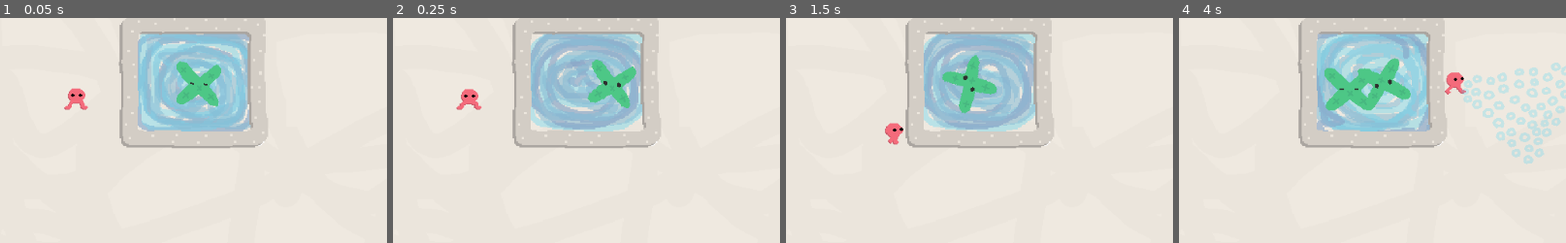
Above: before the commit, frames 1-4 (left to right).
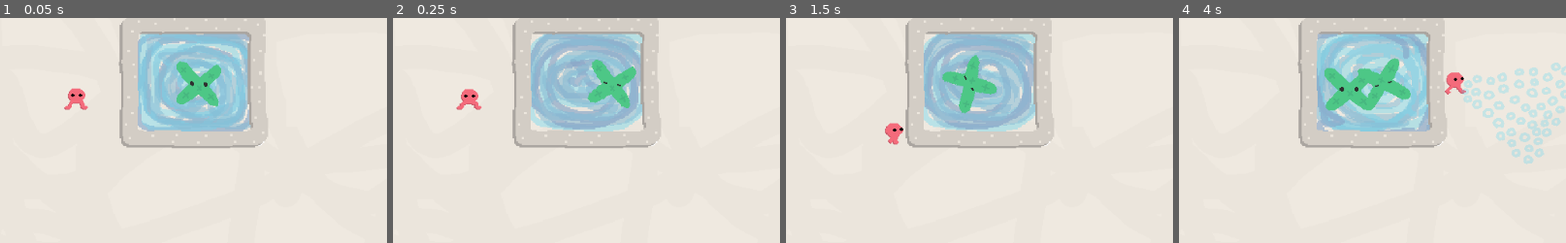
Above: after the commit, the same moments.

Repository: colinkarpfinger/HalfLife3
Game: Godot game, scene res://Scenes/Main.tscn
Two runs of this game, one before a commit and one after it. Both use one fixed random seed, a clock stepped at 60 frames per second and the inputs below. Sound files missing from this copy of the repository are replaced by a short silence.
Inputs (mouse positions are % of the whole screen's width and height, from its top left):
- Up to frame 1 (0.05 s): no input
- Up to frame 2 (0.25 s): no input
- Up to frame 3 (1.5 s): move the mouse to (72, 45) at 0.52 s; press the mouse at (72, 45) at 0.53 s; hold D (move_right) 0.53-1.28 s; move the mouse to (30, 55) at 1.27 s; release the mouse at (30, 55) at 1.28 s; hold S (move_down) from 1.28 s (still down); click (30, 55) at 1.35 s
- Up to frame 4 (4 s): move the mouse to (60, 28) at 2.02 s; release S (move_down) at 2.03 s; press the mouse at (60, 28) at 2.03 s; hold D (move_right) 2.03-2.78 s; move the mouse to (45, 71) at 2.77 s; release the mouse at (45, 71) at 2.78 s; hold W (move_up) 2.78-3.53 s; click (45, 71) at 2.85 s; move the mouse to (80, 66) at 3.52 s; press the mouse at (80, 66) at 3.53 s; hold A (move_left) from 3.53 s (still down)
The pictures show only the part of the screen within x 31-81%, y 36-86%; the shares and areas given below are measured in that part.

The runs differ from the first frame. In frame 1, less than 0.1% of the frame differs, in the area x 49-54%, y 28-31%; in frame 2, less than 0.1%; in frame 3, less than 0.1%; in frame 4, less than 0.1%, in the area x 41-56%, y 27-33%.

Commit message:
First attempt at particle collision sounds

Diff:
--- a/ParticleTesting/Scenes/Main.tscn
+++ b/ParticleTesting/Scenes/Main.tscn
@@ -92,5 +92,4 @@
 
 [node name="Hearts" type="Node2D" parent="."]
 script = ExtResource( 1 )
-
 [connection signal="player_hit" from="Player" to="Hearts" method="_on_Player_player_hit"]
--- a/ParticleTesting/Scripts/Particle.gd
+++ b/ParticleTesting/Scripts/Particle.gd
@@ -8,6 +8,7 @@
 export (float) var collisionSpeedUp = 50
 export (float) var slowedDamp = 2
 export (float) var max_speed = 1000
+export (float) var max_speed_for_audio = 200
 export (float) var start_scale = 1
 export (int) var startingHealth = 600
 export (float) var shakeAmount = 6
@@ -87,6 +88,28 @@
 		var velocityDirection = bodyRB.linear_velocity.normalized()
 		bodyRB.apply_impulse(Vector2(0,0), velocityDirection * collisionSpeedUp)
 
+	var selfRB : RigidBody2D = self
+
+	var speedFrac = 0
+	if body is RigidBody2D :
+		var bodyRB : RigidBody2D = body
+		var relativeSpeed = (selfRB.linear_velocity - bodyRB.linear_velocity).length()
+		speedFrac = relativeSpeed / (2*max_speed_for_audio)
+	else:
+		speedFrac = selfRB.linear_velocity.length() / max_speed_for_audio
+
+	playCollisionAudio(speedFrac)
+
+func playCollisionAudio(rawSpeedFrac: float):
+	var playbackPosition = $CollisionAudio.get_playback_position()
+	if playbackPosition == 0 or playbackPosition > 0.1:
+		var speedFrac = min(1, max(0, rawSpeedFrac)) # bounding for safety
+		if speedFrac > 0.01: # avoid playing any sound for really light collisions
+			# collision energy proportional to square of relative velocity
+			var speedFracSq = speedFrac*speedFrac
+			$CollisionAudio.volume_db = log(speedFracSq) - 6
+			$CollisionAudio.play()
+
 
 
 func decay():
--- a/ParticleTesting/Subscenes/Particle.tscn
+++ b/ParticleTesting/Subscenes/Particle.tscn
@@ -23,5 +23,4 @@
 
 [node name="CollisionShape2D" type="CollisionShape2D" parent="."]
 shape = SubResource( 2 )
-
 [connection signal="body_exited" from="." to="." method="_on_Particle_body_exited"]
--- a/ParticleTesting/Subscenes/Particles/Green.tscn
+++ b/ParticleTesting/Subscenes/Particles/Green.tscn
@@ -6,6 +6,7 @@
 [ext_resource path="res://Images/green_blink_Sheet.png" type="Texture" id=4]
 [ext_resource path="res://Images/green_shadow.png" type="Texture" id=5]
 [ext_resource path="res://Scripts/SpinForever.gd" type="Script" id=6]
+[ext_resource path="res://Audio/Effects/wobble_test.wav" type="AudioStream" id=7]
 
 [sub_resource type="PhysicsMaterial" id=1]
 friction = 0.0
@@ -62,7 +63,6 @@
 [node name="AnimatedSprite" type="AnimatedSprite" parent="Sprites"]
 frames = SubResource( 5 )
 animation = "blink"
-frame = 1
 playing = true
 script = ExtResource( 6 )
 
@@ -76,4 +76,8 @@
 rotation = 2.39059
 shape = SubResource( 6 )
 
+[node name="CollisionAudio" type="AudioStreamPlayer2D" parent="."]
+stream = ExtResource( 7 )
+volume_db = -6.0
+bus = "Collisions"
 [connection signal="body_exited" from="." to="." method="_on_Particle_body_exited"]
--- a/ParticleTesting/Subscenes/Particles/GreenSmall.tscn
+++ b/ParticleTesting/Subscenes/Particles/GreenSmall.tscn
@@ -1,10 +1,11 @@
-[gd_scene load_steps=9 format=2]
+[gd_scene load_steps=10 format=2]
 
 [ext_resource path="res://Scripts/MatchRotation.gd" type="Script" id=1]
 [ext_resource path="res://Scripts/Particle.gd" type="Script" id=2]
 [ext_resource path="res://Scripts/SpinForever.gd" type="Script" id=3]
 [ext_resource path="res://Images/green_small.png" type="Texture" id=4]
 [ext_resource path="res://Images/green_small_shadow.png" type="Texture" id=5]
+[ext_resource path="res://Audio/Effects/wobble_test.wav" type="AudioStream" id=6]
 
 [sub_resource type="PhysicsMaterial" id=1]
 friction = 0.0
@@ -53,4 +54,8 @@
 frames = SubResource( 3 )
 script = ExtResource( 3 )
 
+[node name="CollisionAudio" type="AudioStreamPlayer2D" parent="."]
+stream = ExtResource( 6 )
+volume_db = -6.0
+bus = "Collisions"
 [connection signal="body_exited" from="." to="." method="_on_Particle_body_exited"]
--- a/ParticleTesting/Subscenes/Particles/Red.tscn
+++ b/ParticleTesting/Subscenes/Particles/Red.tscn
@@ -6,6 +6,7 @@
 [ext_resource path="res://Images/red.png" type="Texture" id=4]
 [ext_resource path="res://Scripts/SpinForever.gd" type="Script" id=5]
 [ext_resource path="res://Images/red_shadow.png" type="Texture" id=6]
+[ext_resource path="res://Audio/Effects/wobble_test.wav" type="AudioStream" id=7]
 
 [sub_resource type="PhysicsMaterial" id=1]
 friction = 0.0
@@ -64,4 +65,8 @@
 [node name="Collider" type="CollisionPolygon2D" parent="."]
 polygon = PoolVector2Array( -3.77551, -51.525, 57.7589, 38.13, -57.7008, 40.1149 )
 
+[node name="CollisionAudio" type="AudioStreamPlayer2D" parent="."]
+stream = ExtResource( 7 )
+volume_db = -6.0
+bus = "Collisions"
 [connection signal="body_exited" from="." to="." method="_on_Particle_body_exited"]
--- a/ParticleTesting/Subscenes/Particles/RedSmall.tscn
+++ b/ParticleTesting/Subscenes/Particles/RedSmall.tscn
@@ -1,10 +1,11 @@
-[gd_scene load_steps=8 format=2]
+[gd_scene load_steps=9 format=2]
 
 [ext_resource path="res://Scripts/MatchRotation.gd" type="Script" id=1]
 [ext_resource path="res://Scripts/Particle.gd" type="Script" id=2]
 [ext_resource path="res://Scripts/SpinForever.gd" type="Script" id=3]
 [ext_resource path="res://Images/red_small.png" type="Texture" id=4]
 [ext_resource path="res://Images/red_small_shadow.png" type="Texture" id=5]
+[ext_resource path="res://Audio/Effects/wobble_test.wav" type="AudioStream" id=6]
 
 [sub_resource type="PhysicsMaterial" id=1]
 friction = 0.0
@@ -46,4 +47,8 @@
 scale = Vector2( 1.0463, 1.02551 )
 polygon = PoolVector2Array( 11.3945, -13.6002, 28.4018, 9.40133, -5.11842, 9.50222 )
 
+[node name="CollisionAudio" type="AudioStreamPlayer2D" parent="."]
+stream = ExtResource( 6 )
+volume_db = -6.0
+bus = "Collisions"
 [connection signal="body_exited" from="." to="." method="_on_Particle_body_exited"]
--- a/ParticleTesting/Subscenes/Particles/Yellow.tscn
+++ b/ParticleTesting/Subscenes/Particles/Yellow.tscn
@@ -6,6 +6,7 @@
 [ext_resource path="res://Images/yellow_blink_Sheet.png" type="Texture" id=4]
 [ext_resource path="res://Images/yellow.png" type="Texture" id=5]
 [ext_resource path="res://Images/yellow_shadow.png" type="Texture" id=6]
+[ext_resource path="res://Audio/Effects/wobble_test.wav" type="AudioStream" id=7]
 
 [sub_resource type="PhysicsMaterial" id=1]
 friction = 0.0
@@ -72,4 +73,8 @@
 [node name="Collider" type="CollisionShape2D" parent="."]
 shape = SubResource( 7 )
 
+[node name="CollisionAudio" type="AudioStreamPlayer2D" parent="."]
+stream = ExtResource( 7 )
+volume_db = -6.0
+bus = "Collisions"
 [connection signal="body_exited" from="." to="." method="_on_Particle_body_exited"]
--- a/ParticleTesting/Subscenes/Particles/YellowSmall.tscn
+++ b/ParticleTesting/Subscenes/Particles/YellowSmall.tscn
@@ -1,10 +1,11 @@
-[gd_scene load_steps=9 format=2]
+[gd_scene load_steps=10 format=2]
 
 [ext_resource path="res://Scripts/MatchRotation.gd" type="Script" id=1]
 [ext_resource path="res://Scripts/Particle.gd" type="Script" id=2]
 [ext_resource path="res://Scripts/SpinForever.gd" type="Script" id=3]
 [ext_resource path="res://Images/X_small.png" type="Texture" id=4]
 [ext_resource path="res://Images/X_small_shadow.png" type="Texture" id=5]
+[ext_resource path="res://Audio/Effects/wobble_test.wav" type="AudioStream" id=6]
 
 [sub_resource type="PhysicsMaterial" id=1]
 friction = 0.0
@@ -47,4 +48,8 @@
 frames = SubResource( 3 )
 script = ExtResource( 3 )
 
+[node name="CollisionAudio" type="AudioStreamPlayer2D" parent="."]
+stream = ExtResource( 6 )
+volume_db = -6.0
+bus = "Collisions"
 [connection signal="body_exited" from="." to="." method="_on_Particle_body_exited"]
--- /dev/null
+++ b/ParticleTesting/default_bus_layout.tres
@@ -0,0 +1,14 @@
+[gd_resource type="AudioBusLayout" load_steps=2 format=2]
+
+[sub_resource type="AudioEffectLimiter" id=1]
+resource_name = "Limiter"
+
+[resource]
+bus/1/name = "Collisions"
+bus/1/solo = false
+bus/1/mute = false
+bus/1/bypass_fx = false
+bus/1/volume_db = 0.0
+bus/1/send = "Master"
+bus/1/effect/0/effect = SubResource( 1 )
+bus/1/effect/0/enabled = true
Not shown, added: ParticleTesting/Audio/Effects/wobble_test.wav.import
Not shown: 1 places in ParticleTesting/Subscenes/Particles/Green.tscn that only renumber resources
Not shown: 1 places in ParticleTesting/Subscenes/Particles/Red.tscn that only renumber resources
Not shown: 1 places in ParticleTesting/Subscenes/Particles/Yellow.tscn that only renumber resources
Not shown, added: ParticleTesting/Audio/Effects/wobble_test.wav
